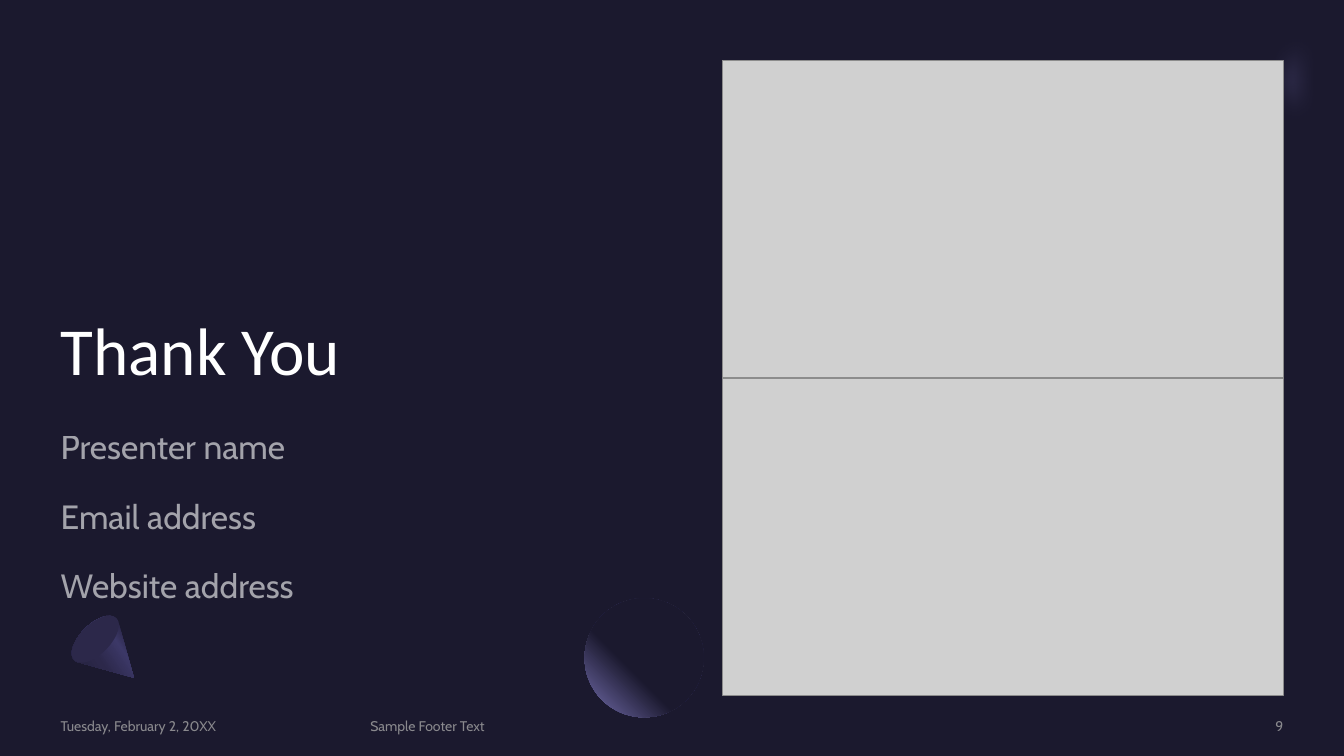
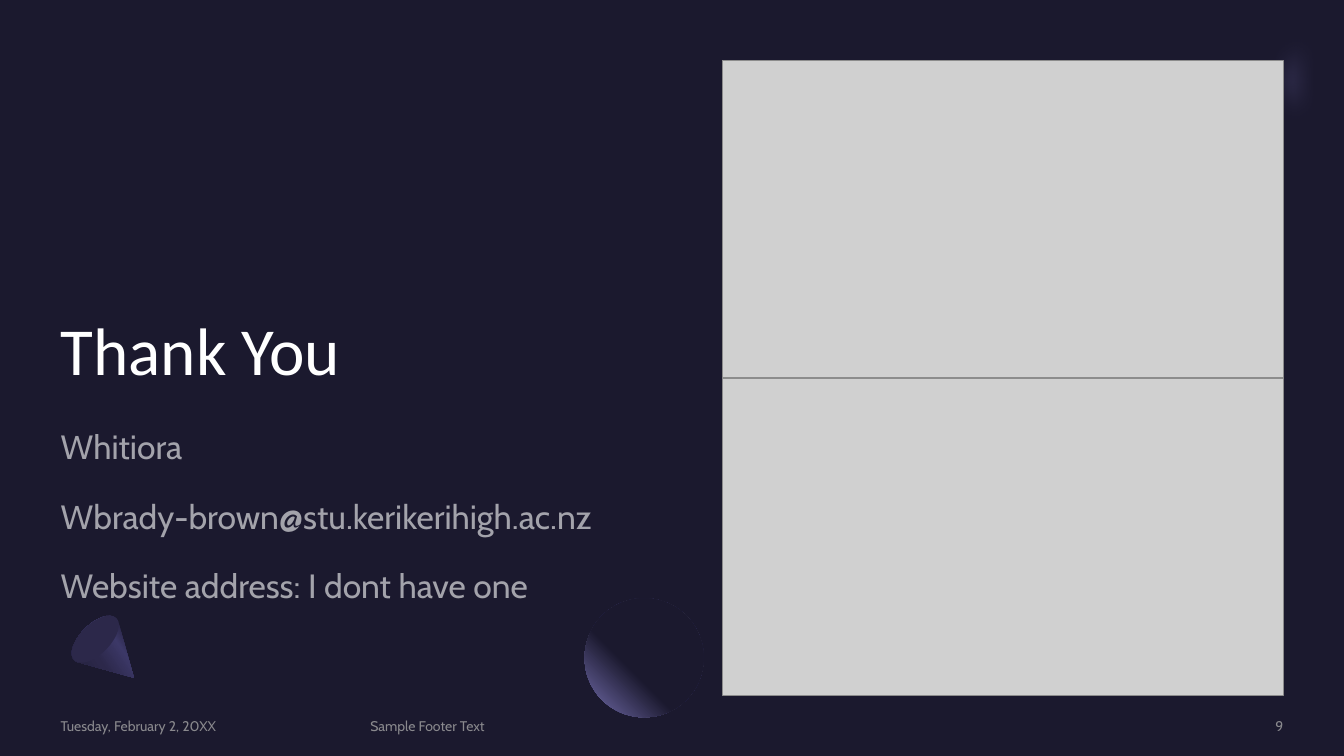
Before and after one commit to Digital-Tech-KKHS/10dtc-computer-hardware-whitiora, a slide deck: slide 9 of Presentation Template.pptx. Drawn at 1344x756 pixels with LibreOffice and Linux fonts; fonts in the diff are those of the drawing; grey boxes stand for pictures. Boxes give left, top, right and bottom in pixels: in the first picture for what was removed or moved away, otherwise in the second. Text is boxed around its words. In the diff, an @@ line names an element or a change of style, - is before the commit and + after.

```diff
--- a/Presentation Template.pptx
+++ b/Presentation Template.pptx
@@ subtitle at <box>61,434,592,599</box>: text changed @@
-Presenter name
-Email address
-Website address
+Whitiora
+Wbrady-brown@stu.kerikerihigh.ac.nz
+Website address: I dont have one
```
Also in this commit, not shown: 8 other slides changed, 1 other file.
